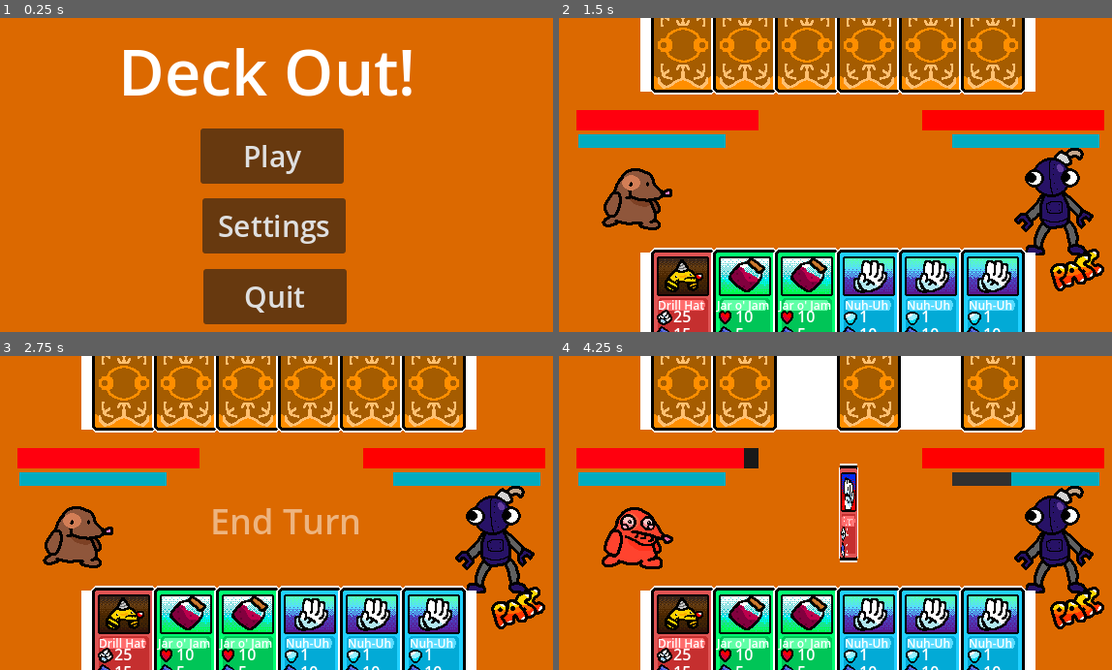
Above: before the commit, frames 1-4 (two rows, left to right).
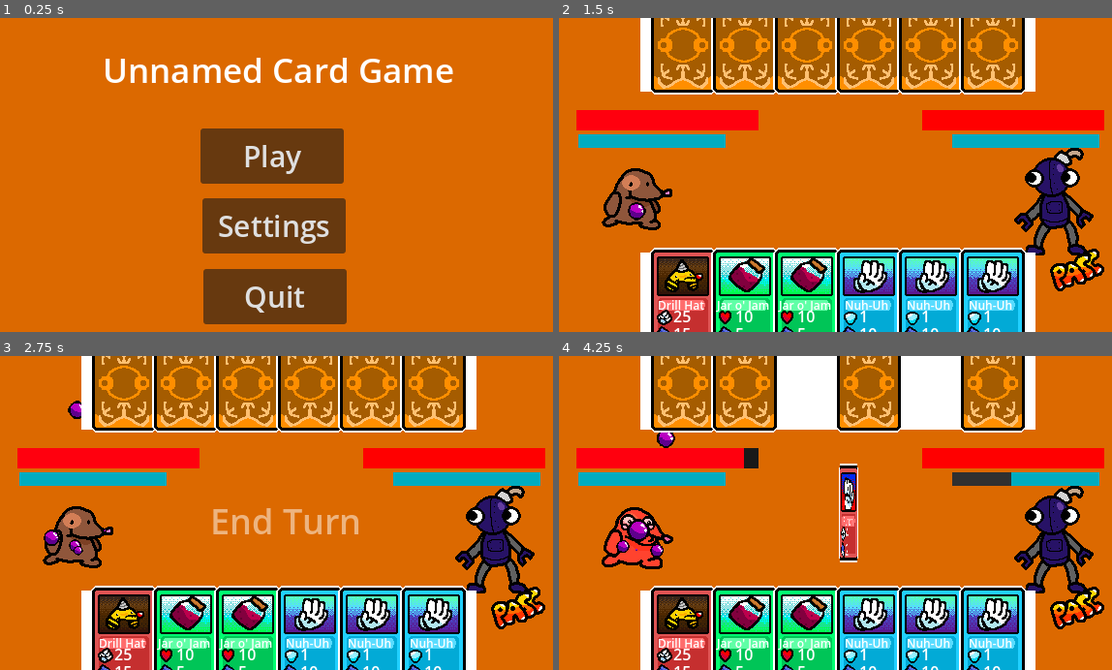
Above: after the commit, the same moments.

Repository: DylanMather2004/turn-based-deck-builder
Game: Godot game, scene res://Scenes/main_menu.tscn
The game is run twice, just before and just after one commit, with the same random seed, the same clock (stepped at 60 frames per second) and the same inputs. The project has no main scene, so this scene is started directly.
Inputs (mouse positions are in pixels of both pictures, inside the frame that each line leads up to):
- Up to frame 1 (0.25 s): no input
- Up to frame 2 (1.5 s): click "Play" at 0.5 s; click (713, 187) at 1.25 s
- Up to frame 3 (2.75 s): click (514, 607) at 2 s
- Up to frame 4 (4.25 s): click (1073, 607) at 2.75 s; click (1073, 607) at 3.5 s

The runs differ from the first frame. In frame 1, 3.9% of the frame differs, in the area x 19-82%, y 9-25%; in frame 2, 0.1%; in frame 3, 0.3%; in frame 4, 0.5%.

Commit message:
Win Screen Implemented
- Created a win screen that triggers when you
- Created a poison particle effect

Diff:
--- a/Prefabs/EnemyCard.tscn
+++ b/Prefabs/EnemyCard.tscn
@@ -105,7 +105,7 @@
 "Used": SubResource("Animation_q3llk")
 }
 
-[node name="Card" type="Node2D" node_paths=PackedStringArray("name_text", "value_text", "ap_text", "sprite", "card_animator")]
+[node name="Card" type="Node2D" node_paths=PackedStringArray("name_text", "value_text", "ap_text", "sprite", "card_animator") groups=["card"]]
 script = ExtResource("1_dn7is")
 name_text = NodePath("Sprite2D/NameText")
 value_text = NodePath("Sprite2D/ValueText")
--- a/Prefabs/PlayerCard.tscn
+++ b/Prefabs/PlayerCard.tscn
@@ -81,7 +81,7 @@
 "Used": SubResource("Animation_q3llk")
 }
 
-[node name="Card" type="Node2D" node_paths=PackedStringArray("name_text", "value_text", "ap_text", "sprite", "card_animator")]
+[node name="Card" type="Node2D" node_paths=PackedStringArray("name_text", "value_text", "ap_text", "sprite", "card_animator") groups=["card"]]
 script = ExtResource("1_xlb2b")
 card_to_load = ExtResource("2_jg0cj")
 name_text = NodePath("Sprite2D/NameText")
--- a/Scenes/Combat.tscn
+++ b/Scenes/Combat.tscn
@@ -1,14 +1,27 @@
-[gd_scene load_steps=21 format=3 uid="uid://cpmb3mos3pqsu"]
+[gd_scene load_steps=26 format=3 uid="uid://cpmb3mos3pqsu"]
 
 [ext_resource type="PackedScene" uid="uid://sw0v4ybdaltf" path="res://Prefabs/Player.tscn" id="1_4hjge"]
 [ext_resource type="Script" path="res://Scenes/TurnManager.gd" id="1_m5pmw"]
 [ext_resource type="Texture2D" uid="uid://why4j78o0ygw" path="res://Sprites/white-square-32x32.png" id="2_i526l"]
 [ext_resource type="Script" path="res://Scenes/PlayerHand.gd" id="2_n1ljg"]
+[ext_resource type="Texture2D" uid="uid://u03e27dsjjdk" path="res://Sprites/Poison Bubble.png" id="4_3ggen"]
 [ext_resource type="Resource" uid="uid://blyrptpbsnniw" path="res://Characters/Mole.tres" id="4_ih84k"]
 [ext_resource type="Resource" uid="uid://bu7u8pkobijiy" path="res://Characters/Balla.tres" id="5_q7evi"]
 [ext_resource type="Texture2D" uid="uid://dojst8fq4p63p" path="res://Sprites/Pass Button.png" id="7_3l3jv"]
 [ext_resource type="PackedScene" uid="uid://drjysvvp5rtyp" path="res://Prefabs/Enemy.tscn" id="8_0cshs"]
 [ext_resource type="PackedScene" uid="uid://dr0dmmsk455ys" path="res://Prefabs/EnemyCard.tscn" id="10_64u77"]
+
+[sub_resource type="ParticleProcessMaterial" id="ParticleProcessMaterial_0raiy"]
+particle_flag_disable_z = true
+emission_shape = 1
+emission_sphere_radius = 1.0
+spread = 61.18
+gravity = Vector3(0, -50, 0)
+radial_accel_min = -28.17
+radial_accel_max = 100.0
+tangential_accel_min = -61.97
+tangential_accel_max = 78.87
+scale_min = 0.0
 
 [sub_resource type="RectangleShape2D" id="RectangleShape2D_3rbnj"]
 size = Vector2(464, 218)
@@ -109,8 +122,70 @@
 "turn_start": SubResource("Animation_kecj7")
 }
 
-[node name="Combat" type="Node2D"]
+[sub_resource type="Animation" id="Animation_u04cd"]
+resource_name = "show"
+length = 0.5
+tracks/0/type = "value"
+tracks/0/imported = false
+tracks/0/enabled = true
+tracks/0/path = NodePath(".:visible")
+tracks/0/interp = 1
+tracks/0/loop_wrap = true
+tracks/0/keys = {
+"times": PackedFloat32Array(0),
+"transitions": PackedFloat32Array(1),
+"update": 1,
+"values": [true]
+}
+tracks/1/type = "value"
+tracks/1/imported = false
+tracks/1/enabled = true
+tracks/1/path = NodePath(".:modulate")
+tracks/1/interp = 1
+tracks/1/loop_wrap = true
+tracks/1/keys = {
+"times": PackedFloat32Array(0, 0.5),
+"transitions": PackedFloat32Array(1, 1),
+"update": 0,
+"values": [Color(1, 1, 1, 0), Color(1, 1, 1, 1)]
+}
+
+[sub_resource type="Animation" id="Animation_x41a5"]
+length = 0.001
+tracks/0/type = "value"
+tracks/0/imported = false
+tracks/0/enabled = true
+tracks/0/path = NodePath(".:visible")
+tracks/0/interp = 1
+tracks/0/loop_wrap = true
+tracks/0/keys = {
+"times": PackedFloat32Array(0),
+"transitions": PackedFloat32Array(1),
+"update": 1,
+"values": [false]
+}
+tracks/1/type = "value"
+tracks/1/imported = false
+tracks/1/enabled = true
+tracks/1/path = NodePath(".:modulate")
+tracks/1/interp = 1
+tracks/1/loop_wrap = true
+tracks/1/keys = {
+"times": PackedFloat32Array(0),
+"transitions": PackedFloat32Array(1),
+"update": 0,
+"values": [Color(1, 1, 1, 1)]
+}
+
+[sub_resource type="AnimationLibrary" id="AnimationLibrary_fsxef"]
+_data = {
+"RESET": SubResource("Animation_x41a5"),
+"show": SubResource("Animation_u04cd")
+}
+
+[node name="Combat" type="Node2D" node_paths=PackedStringArray("win_screen")]
 script = ExtResource("1_m5pmw")
+win_screen = NodePath("WinScreen/AnimationPlayer")
 
 [node name="Player" parent="." node_paths=PackedStringArray("healthbar", "ap_bar", "turn_animator", "hand_slot") groups=["character"] instance=ExtResource("1_4hjge")]
 position = Vector2(79, 189)
@@ -120,9 +195,17 @@
 turn_animator = NodePath("../Turn Identifiers/Turn Start_End Animator")
 hand_slot = NodePath("../PlayerHand")
 
-[node name="Player2" parent="." node_paths=PackedStringArray("card_display_point", "healthbar", "ap_bar", "turn_animator", "hand_slot") groups=["character"] instance=ExtResource("8_0cshs")]
+[node name="Poison_Particles" type="GPUParticles2D" parent="Player"]
+position = Vector2(0, 13)
+amount = 5
+process_material = SubResource("ParticleProcessMaterial_0raiy")
+texture = ExtResource("4_3ggen")
+lifetime = 1.5
+
+[node name="Player2" parent="." node_paths=PackedStringArray("card_display_point", "game_manager", "healthbar", "ap_bar", "turn_animator", "hand_slot") groups=["character"] instance=ExtResource("8_0cshs")]
 position = Vector2(501, 181)
 card_display_point = NodePath("Node2D")
+game_manager = NodePath("..")
 character_resource = ExtResource("5_q7evi")
 card_template = ExtResource("10_64u77")
 healthbar = NodePath("../UI/P2 UI/P2 Healthbar")
@@ -300,4 +383,40 @@
 "": SubResource("AnimationLibrary_71p42")
 }
 
+[node name="WinScreen" type="Control" parent="."]
+visible = false
+layout_mode = 3
+anchors_preset = 0
+offset_right = 575.0
+offset_bottom = 323.0
+
+[node name="Sprite2D" type="Sprite2D" parent="WinScreen"]
+modulate = Color(0, 0, 0, 1)
+position = Vector2(283, 169.5)
+scale = Vector2(18.6875, 11.5938)
+texture = ExtResource("2_i526l")
+
+[node name="RichTextLabel" type="RichTextLabel" parent="WinScreen"]
+layout_mode = 0
+offset_left = 144.0
+offset_top = 3.0
+offset_right = 447.0
+offset_bottom = 91.0
+theme_override_font_sizes/normal_font_size = 60
+text = "You Win!"
+
+[node name="Button" type="Button" parent="WinScreen"]
+layout_mode = 0
+offset_left = 236.0
+offset_top = 142.0
+offset_right = 361.0
+offset_bottom = 187.0
+text = "Back To Menu"
+
+[node name="AnimationPlayer" type="AnimationPlayer" parent="WinScreen"]
+libraries = {
+"": SubResource("AnimationLibrary_fsxef")
+}
+
 [connection signal="pressed" from="UI/Pass Button" to="Player" method="_on_pass_button_pressed"]
+[connection signal="pressed" from="WinScreen/Button" to="." method="_on_button_pressed"]
--- a/Scenes/TestScenes/Animation test.tscn
+++ b/Scenes/TestScenes/Animation test.tscn
@@ -6,5 +6,5 @@
 [node name="AnimatedSprite2D" type="AnimatedSprite2D"]
 position = Vector2(287, 209.5)
 sprite_frames = ExtResource("1_cif2x")
-frame_progress = 0.110535
+frame_progress = 0.929375
 script = ExtResource("2_vosds")
--- a/Scenes/TurnManager.gd
+++ b/Scenes/TurnManager.gd
@@ -1,6 +1,10 @@
 extends Node2D
+@export_category("end screens")
+@export var win_screen:AnimationPlayer
+@export var lose_screen:AnimationPlayer
+
 var players:Array[Node]
-var turn_player:Node2D
+var turn_player
 func _ready() -> void:
 	players=get_tree().get_nodes_in_group("character")
 	turn_player=players[0]
@@ -9,4 +13,20 @@
 		turn_player = players [1]
 	elif turn_player==players [1]:
 		turn_player = players [0]
-	turn_player.turn_start()
+
+	if turn_player!=null:
+		turn_player.turn_start()
+
+
+
+func _on_button_pressed() -> void:
+	get_tree().change_scene_to_file("res://Scenes/main_menu.tscn")
+
+func win():
+	for i in players:
+		i.queue_free()
+
+	var cards = get_tree().get_nodes_in_group("card")
+	for i in cards:
+		i.queue_free()
+	win_screen.play("show")
--- a/Scenes/main_menu.tscn
+++ b/Scenes/main_menu.tscn
@@ -20,12 +20,12 @@
 
 [node name="RichTextLabel" type="RichTextLabel" parent="TitleMenu"]
 layout_mode = 0
-offset_left = 122.0
-offset_top = 10.0
-offset_right = 473.0
-offset_bottom = 209.0
-theme_override_font_sizes/normal_font_size = 65
-text = "Deck Out!"
+offset_left = 106.0
+offset_top = 29.0
+offset_right = 522.0
+offset_bottom = 228.0
+theme_override_font_sizes/normal_font_size = 35
+text = "Unnamed Card Game"
 
 [node name="Play Button" type="Button" parent="TitleMenu"]
 layout_mode = 0
--- a/Scripts/Character Scripts/Character.gd
+++ b/Scripts/Character Scripts/Character.gd
@@ -117,8 +117,9 @@
 	print(deck)
 func card_sort():
 	for i in range(hand.size()):
-		hand[i].position = hand_slot.slots[i].global_position
-		hand[i].reset_pos = hand[i].position
+		if hand[i]!=null:
+			hand[i].position = hand_slot.slots[i].global_position
+			hand[i].reset_pos = hand[i].position
 func grant_overshield(add_overshield:int):
 	overshield += add_overshield
 	overshield = clamp(overshield,0,max_overshield)
--- a/Scripts/Character Scripts/Enemy.gd
+++ b/Scripts/Character Scripts/Enemy.gd
@@ -5,6 +5,7 @@
 var cannot_use:Array[BaseCard]
 var card_to_use:EnemyCard
 @export var card_display_point:Node2D
+@export var game_manager:Node2D
 func _ready() -> void:
 	super._ready()
 	for i in range(max_hand_size):
@@ -65,4 +66,4 @@
 		cannot_use.erase(i)
 
 func die():
-	queue_free()
+	game_manager.win()
Binary file added: Sprites/Poison Bubble.png
Not shown, added: Sprites/Poison Bubble.png.import
